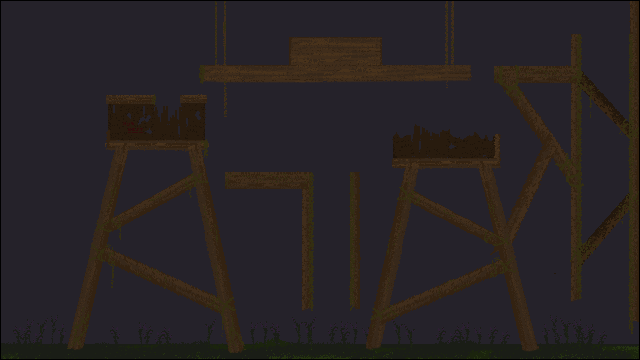
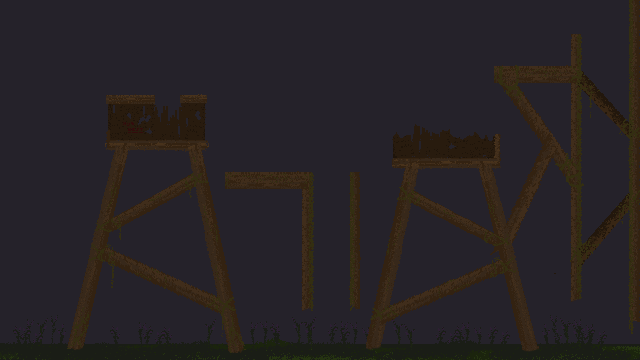
Layers edited between the first and the second 640 x 360 image:
hid "Layer 22" over (0, 0, 640, 360)
hid "Layer 21" over (221, 0, 454, 72)
painted on "Layer 20" over (629, 0, 633, 52)
hid group "Hanging" (4 layers) over (152, 0, 472, 158)
